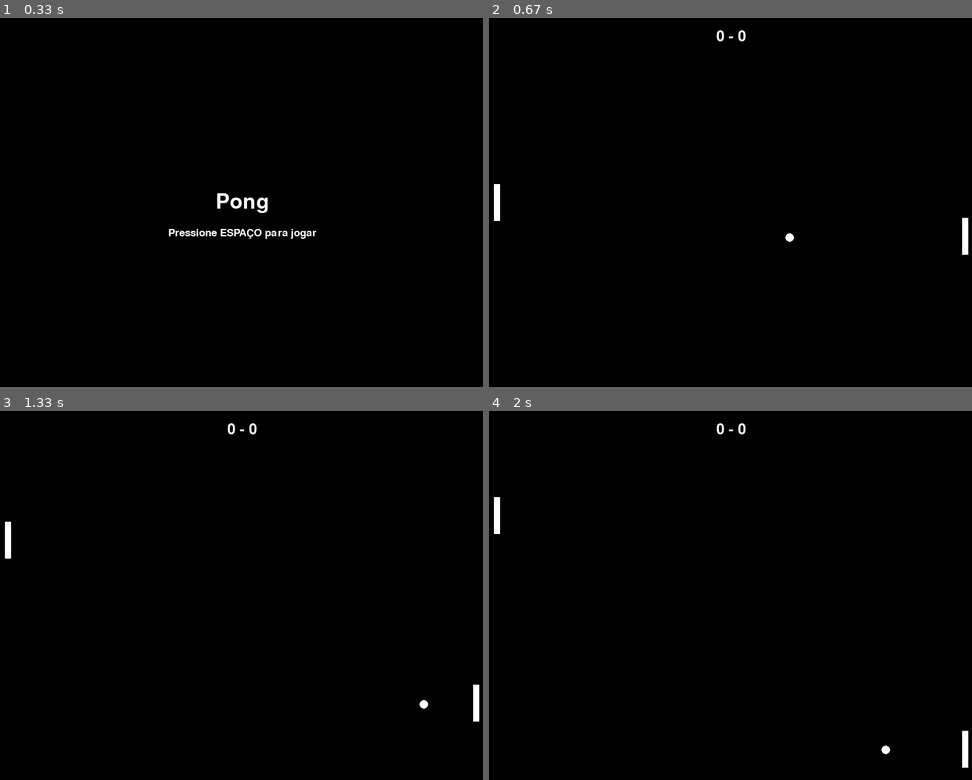
Above: before the commit, frames 1-4 (two rows, left to right).
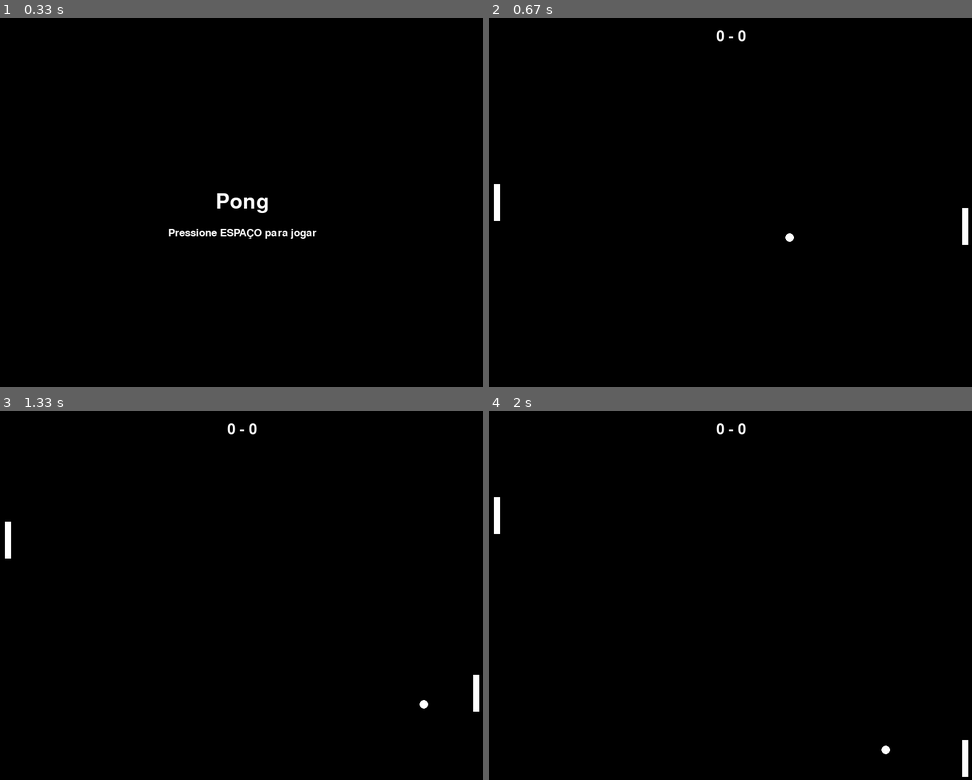
Above: after the commit, the same moments.

Repository: JoaoCriminacio/ComputacaoGrafica
Game: pygame game, started from Pong/pong.py
Same seed, same stepped clock (60 frames per second), same inputs: the game is played once before the commit and once after it.
Inputs:
- Up to frame 1 (0.33 s): no input
- Up to frame 2 (0.67 s): tap Space at 0.33 s
- Up to frame 3 (1.33 s): hold Up 0.67-1.13 s; tap Space at 0.73, 1.03, 1.23 s; hold Down from 1.17 s (still down)
- Up to frame 4 (2 s): release Down at 1.47 s; hold Up 1.5-1.87 s; tap Space at 1.57, 1.97 s; hold Down from 1.9 s (still down)

Frame 1 is identical in both runs. In frame 2, less than 0.1% of the frame differs, in the area x 97-100%, y 51-65%; in frame 3, less than 0.1%; in frame 4, less than 0.1%.

Commit message:
Changed the cpu movement

Diff:
--- a/Pong/entities.py
+++ b/Pong/entities.py
@@ -9,6 +9,10 @@
 RACKET_HEIGHT=60
 BALL_SIZE=7
 MIN_SPEED_Y = 5
+INTERVAL_MS = 5_000
+DECOY_COUNT = 3
+DEAD_ZONE = 4
+FOLLOW_FACTOR = 0.12
 
 class Player:
     def __init__(self, x, y, width, height):
@@ -76,20 +80,16 @@
         return decoys
 
 class MultiplicationTimer:
-    INTERVAL_MS = 5_000
-
     def __init__(self):
         self._last_trigger = pygame.time.get_ticks()
 
     def is_ready(self):
-        return pygame.time.get_ticks() - self._last_trigger >= self.INTERVAL_MS
+        return pygame.time.get_ticks() - self._last_trigger >= INTERVAL_MS
 
     def reset(self):
         self._last_trigger = pygame.time.get_ticks()
 
 class MultiplicationManager:
-    DECOY_COUNT = 3
-
     def __init__(self):
         self._timer = MultiplicationTimer()
 
@@ -100,7 +100,7 @@
             return None
 
         self._timer.reset()
-        return BallFactory.create_decoys(ball, count=self.DECOY_COUNT)
+        return BallFactory.create_decoys(ball, count=DECOY_COUNT)
 
 class KeyboardController:
     def update(self, player):
@@ -112,10 +112,19 @@
 
 class CpuController:
     def update(self, player, ball):
-        if player.rect.centery < ball.rect.centery:
-            player.move_down()
-        elif player.rect.centery > ball.rect.centery:
-            player.move_up()
+        diff = ball.rect.centery - player.rect.centery
+
+        if abs(diff) <= DEAD_ZONE:
+            return
+
+        step = max(1, min(player.speed, abs(diff) * FOLLOW_FACTOR))
+
+        if diff > 0:
+            player.rect.y += step
+        else:
+            player.rect.y -= step
+
+        player.rect.y = max(0, min(HEIGHT - player.rect.height, player.rect.y))
 
 class PhysicsManager:
     def __init__(self, multiplication_manager=None):
